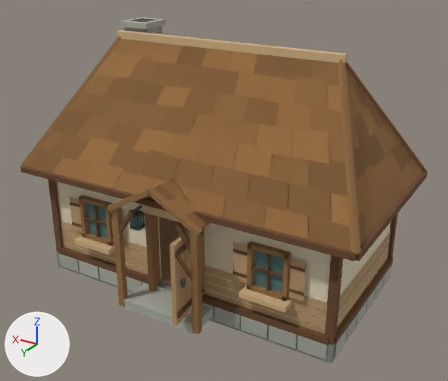
Two versions of the glTF model client/assets/game_assets/buildings/village/LongCabin.glb, one commit apart.
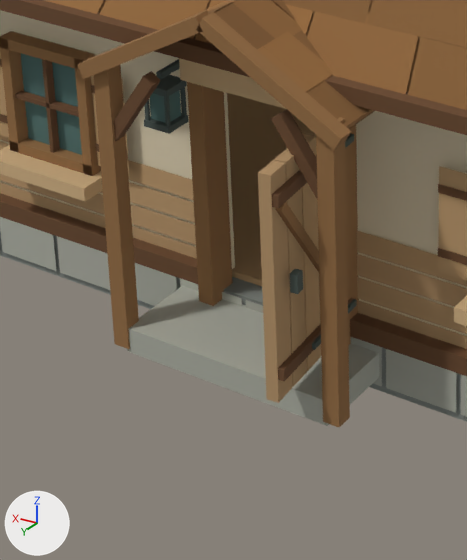
Each version appears first whole from a camera (50 mm lens) standing at (-6.42, 10.6, 7.17) and looking at (-0.28, 0.37, 2.06), and next in a close-up on the part from 18% to 54% of the width and 48% to 100% of the height. Every picture has the same lights, and +X, +Y and +Z are marked at lower left. The older version's two pictures come first. Where no turn or scale is listed for an object, it has been applied to the vertices. Vertices at exactly the same position are counted once.

In view in the first close-up: 'HouseDoor', 'HouseGlass', 'LongCabin_Body'.
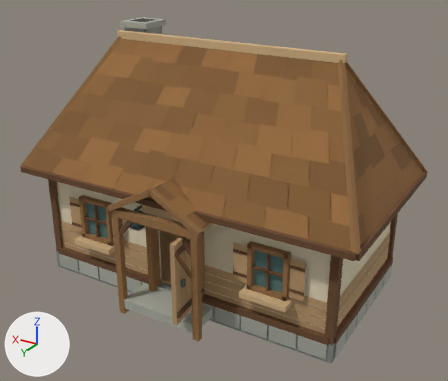
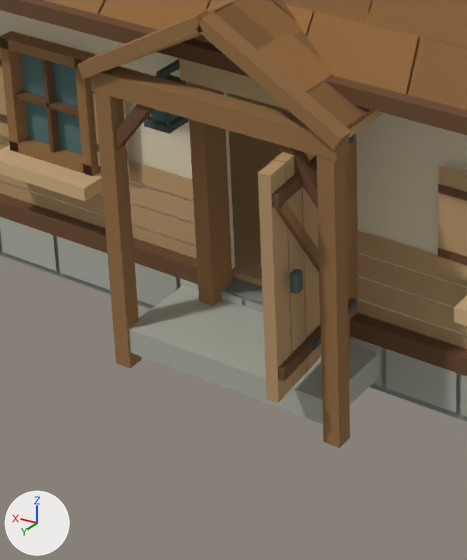
Boxes (x1, y1, x2, y2) around the edits, measured in the close-ups (467 x 560 px; the box of a moved part takes in the faces that stretch with it):
```json
{"object": "LongCabin_Body", "change": "reshaped", "before": [0, 0, 467, 427], "after": [0, 0, 467, 448]}
{"part": 1, "of": "me_longcabin_body", "change": "added", "after": [90, 66, 349, 161], "on screen": "brown"}
{"part": 2, "of": "me_longcabin_body", "change": "added", "after": [317, 156, 350, 448], "on screen": "brown"}
{"part": 3, "of": "me_longcabin_body", "change": "moved or reshaped", "before": [271, 110, 318, 200], "after": [275, 144, 318, 209]}
{"part": 4, "of": "me_longcabin_body", "change": "added", "after": [95, 67, 142, 368], "on screen": "brown"}
{"part": 5, "of": "me_longcabin_body", "change": "moved or reshaped", "before": [114, 71, 161, 142], "after": [114, 104, 154, 150]}
{"part": 6, "of": "me_longcabin_body", "change": "built on", "after": [105, 33, 383, 139], "on screen": "mostly hidden"}
```

Scene script edits in JSON lines:
```json
{"block": "me_longcabin_body", "where": "# used by ob_longcabin_body; location = (0.0, 0.0, 0.0)"}
{"op": "remove", "block": "me_longcabin_body", "code": "me_longcabin_body.from_pydata(...)  # 2268 vertices, 1956 faces; spans x -3.82..3.82, y -2.15..2.52, z -0.16..5.22"}
{"op": "add", "block": "me_longcabin_body", "code": "me_longcabin_body.from_pydata(...)  # 2288 vertices, 2022 faces; spans x -3.82..3.82, y -2.15..2.52, z -0.16..5.22"}
{"block": "me_longcabin_body", "change": "me_longcabin_body part 1: a new loose piece, a box spanning x -0.99..0.99, y 2.33..2.47, z 2.02..2.18, in mat_house_palette"}
{"block": "me_longcabin_body", "change": "me_longcabin_body part 2: a new loose piece, a box spanning x -0.96..-0.83, y 2.34..2.47, z -0.16..2.18, in mat_house_palette"}
{"block": "me_longcabin_body", "change": "me_longcabin_body part 3: the loose piece of 8 vertices spanning x -0.94..-0.48, y 2.36..2.45, z 1.62..2.23 is scaled about its middle by (0.998, 1, 0.857), then moved by (0.0, 0.0, -0.1)"}
{"block": "me_longcabin_body", "change": "me_longcabin_body part 4: a new loose piece, a box spanning x 0.83..0.96, y 2.34..2.47, z -0.16..2.18, in mat_house_palette"}
{"block": "me_longcabin_body", "change": "me_longcabin_body part 5: the loose piece of 8 vertices spanning x 0.48..0.94, y 2.36..2.45, z 1.62..2.23 is scaled about its middle by (0.998, 1, 0.857), then moved by (0.0, 0.0, -0.1)"}
{"block": "me_longcabin_body", "change": "me_longcabin_body part 6"}
{"block": "me_longcabin_body", "change": "10 faces are deleted"}
{"block": "me_longcabin_body", "change": "2 vertices move within x -3.76, y 0.52, z 2.32"}
{"block": "me_longcabin_body", "change": "12 new vertices lie (0.0, 0.0, -0.06) away from vertices in x -3.75..3.75, y -2.08..2.44, z 2.18..4.93"}
{"block": "me_longcabin_body", "change": "64 new faces join them"}
{"block": "me_longcabin_body", "change": "other edits to the shape of me_longcabin_body do not show in these pictures"}
```
